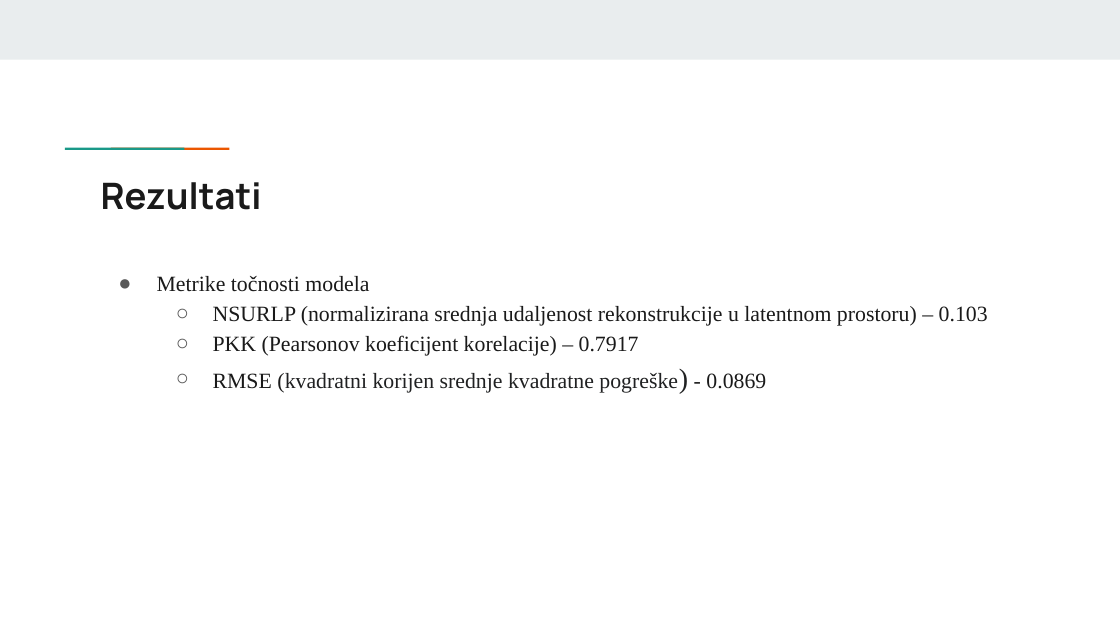
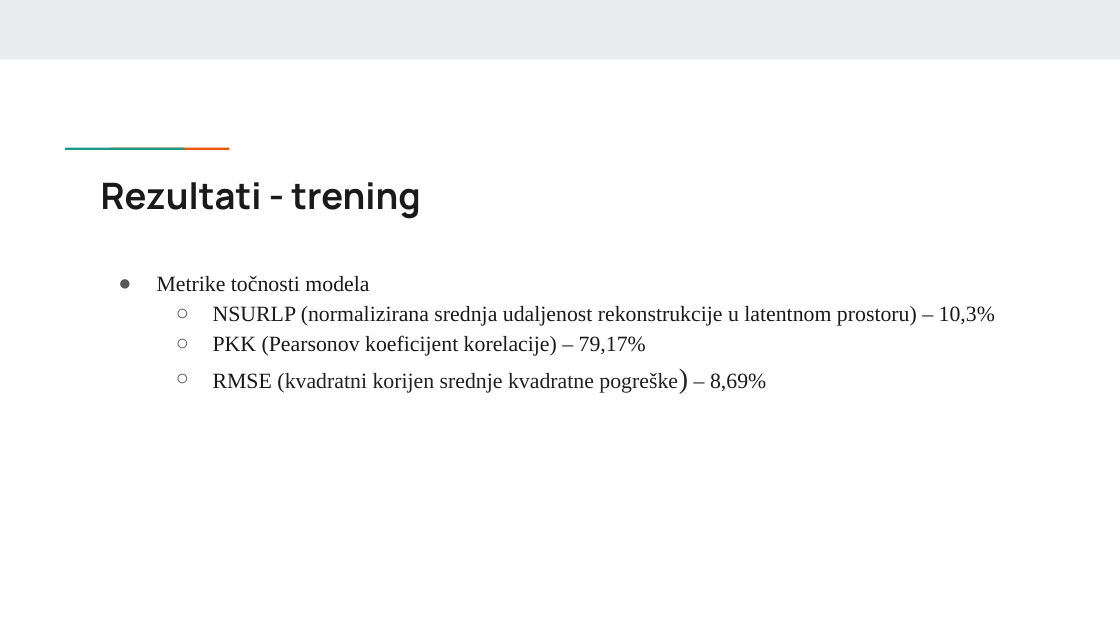
Before and after one commit to bruno4355/Diplomski-rad, a slide deck: slide 9 of Diplomski rad_Novosel - prezentacija.pptx. Drawn at 1120x630 pixels with LibreOffice and Linux fonts; fonts in the diff are those of the drawing. Boxes give left, top, right and bottom in pixels: in the first picture for what was removed or moved away, otherwise in the second. Text is boxed around its words. In the diff, an @@ line names an element or a change of style, - is before the commit and + after.

Commit message:
final version + ppt

```diff
--- a/Diplomski rad_Novosel - prezentacija.pptx
+++ b/Diplomski rad_Novosel - prezentacija.pptx
@@ title at [101, 182, 421, 219]: text changed @@
-Rezultati
+Rezultati - trening
@@ text at [213, 306, 995, 393]: text changed @@
-  ○ NSURLP (normalizirana srednja udaljenost rekonstrukcije u latentnom prostoru) – 0.103
-  ○ PKK (Pearsonov koeficijent korelacije) – 0.7917
-  ○ RMSE (kvadratni korijen srednje kvadratne pogreške) - 0.0869
+  ○ NSURLP (normalizirana srednja udaljenost rekonstrukcije u latentnom prostoru) – 10,3%
+  ○ PKK (Pearsonov koeficijent korelacije) – 79,17%
+  ○ RMSE (kvadratni korijen srednje kvadratne pogreške) – 8,69%
```
Also in this commit, not shown: 6 other slides changed, 4 slides added, 3 slides removed.
